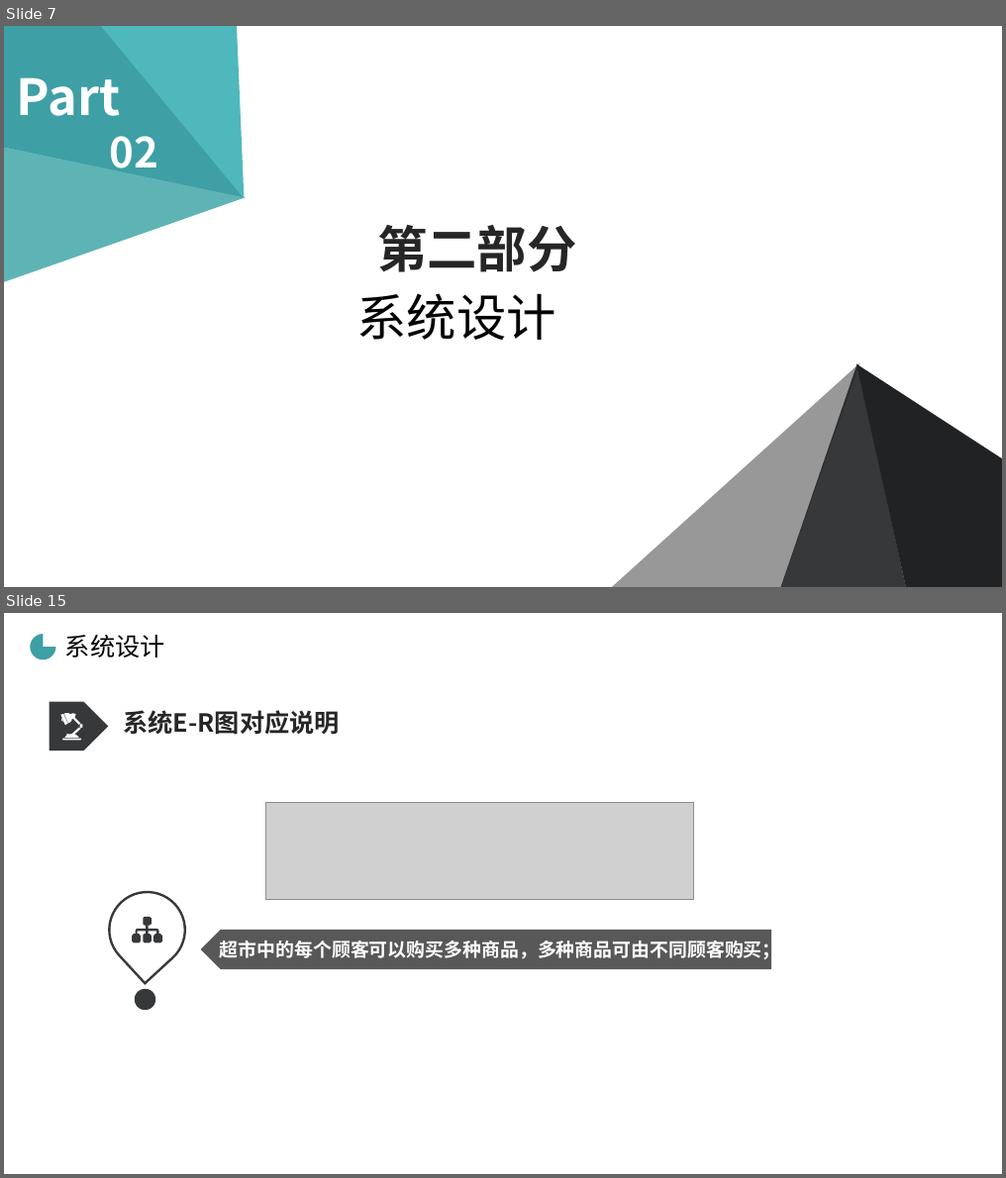
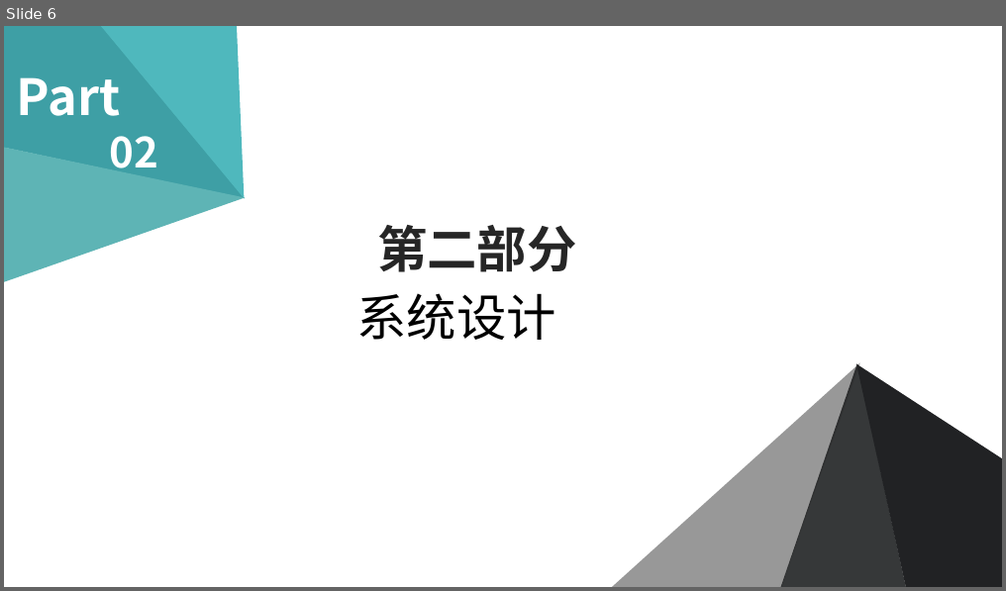
Before and after one commit to cckmit/typora-note, a slide deck: 毕业答辩.pptx. Shown one above the other, each under a label of ours: slides 7 and 15 before the commit, slide 6 after it; the slides between them are not shown. The pictures are 1006x1178 and 1006x591 pixels, drawn with LibreOffice and Linux fonts; fonts in the diff are those of the drawing; grey boxes stand for pictures; background and template pictures are left out. Boxes give left, top, right and bottom in pixels: in the first picture for what was removed or moved away, otherwise in the second. Text is boxed around its words. In the diff, an @@ line names an element or a change of style, - is before the commit and + after.

```diff
--- a/毕业答辩.pptx
+++ b/毕业答辩.pptx
@@ slide 15 removed at [4,613,1002,1174], background picture (left out) @@
@@ pie slice (boxed as its full ellipse) removed at [30,634,56,661] @@
@@ text removed at [65,635,165,658] @@
-系统设计
@@ pentagon arrow removed at [50,702,109,752] @@
@@ freeform shape removed at [60,713,83,741] @@
@@ text removed at [123,710,339,735] @@
-系统E-R图对应说明
@@ picture removed at [266,802,694,900] @@
@@ teardrop removed at [94,876,201,983] @@
@@ freeform shape removed at [132,917,162,943] @@
@@ pentagon arrow removed at [201,930,771,969] @@
-超市中的每个顾客可以购买多种商品，多种商品可由不同顾客购买；
@@ ellipse removed at [130,984,159,1014] @@
@@ what was slide 7 is now slide 6 @@
```
Also in this commit, not shown: 8 slides changed, 5 slides added, 6 other slides removed.
